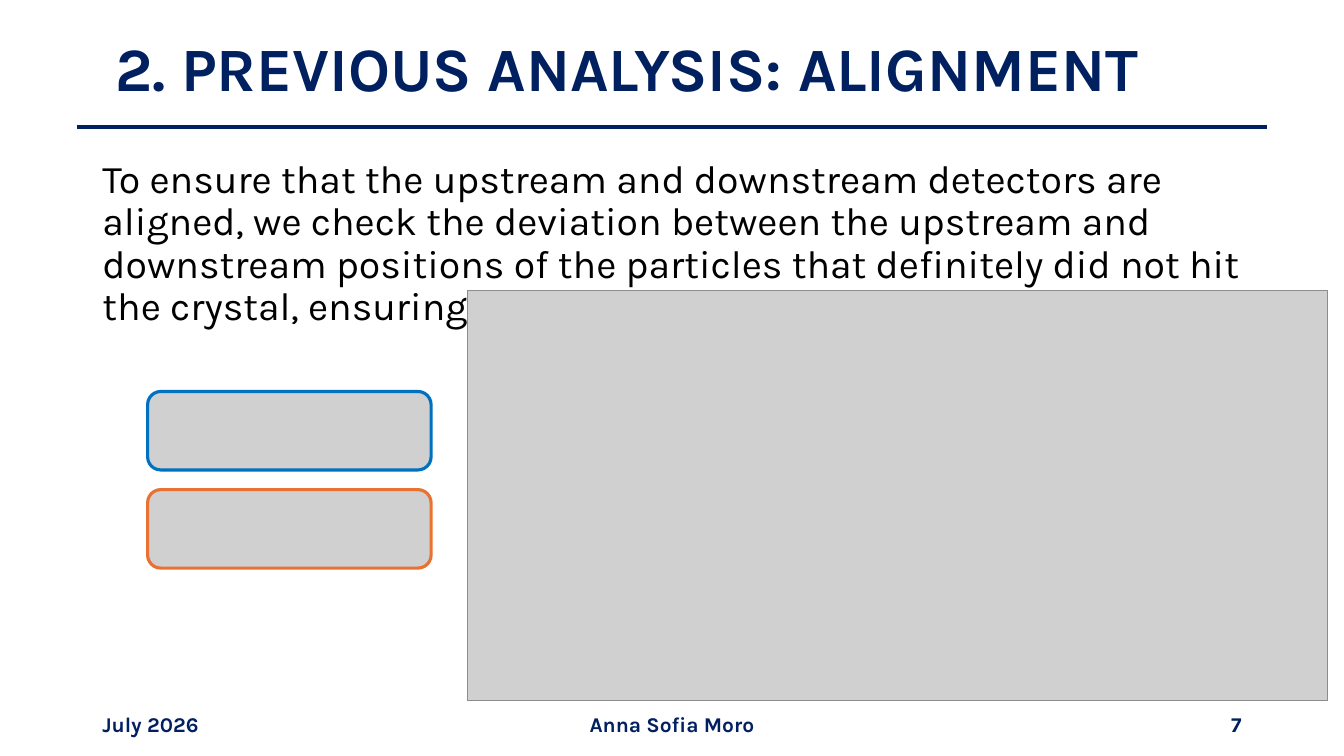
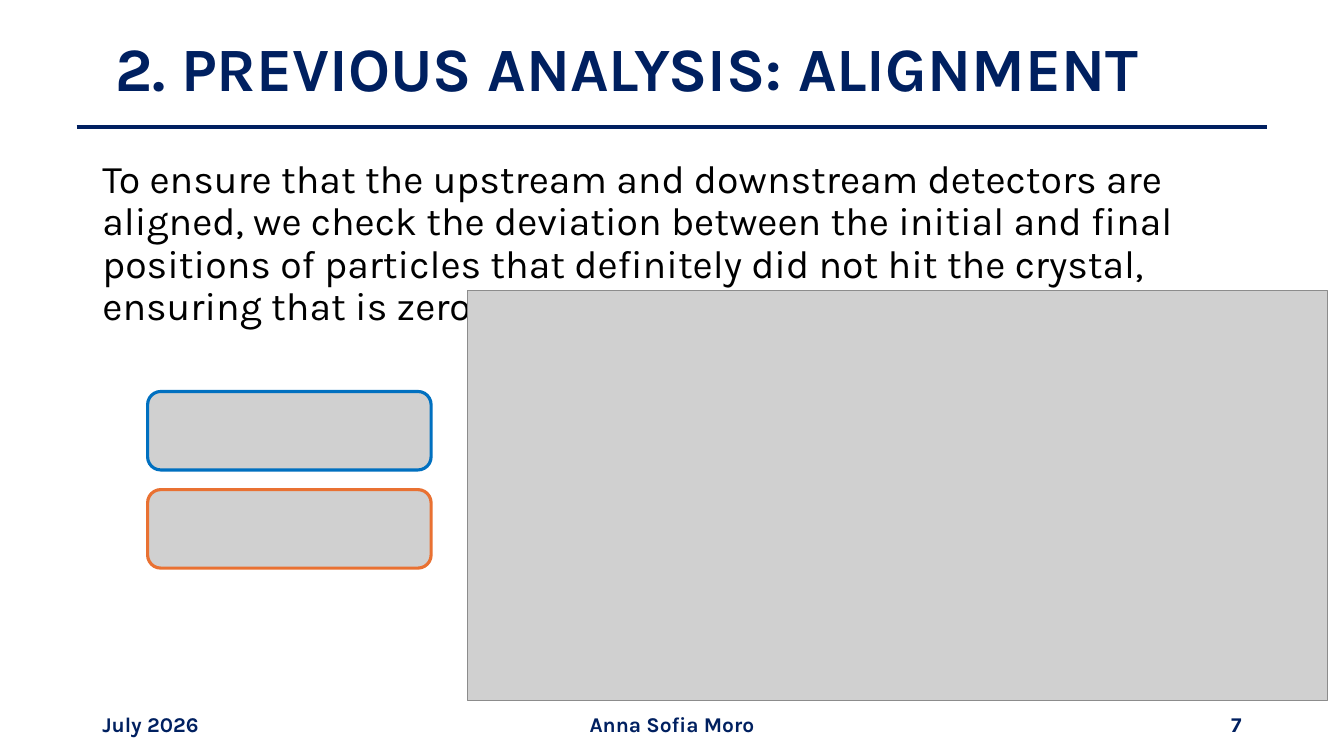
Before and after one commit to annaasofia/tesi, a slide deck: slide 7 of slides/week4.pptx. Drawn at 1344x756 pixels with LibreOffice and Linux fonts; fonts in the diff are those of the drawing; grey boxes stand for pictures. Boxes give left, top, right and bottom in pixels: in the first picture for what was removed or moved away, otherwise in the second. Text is boxed around its words. In the diff, an @@ line names an element or a change of style, - is before the commit and + after.

```diff
--- a/slides/week4.pptx
+++ b/slides/week4.pptx
@@ text at <box>102,166,1172,330</box>: text changed @@
-To ensure that the upstream and downstream detectors are aligned, we check the deviation between the upstream and downstream positions of the particles that definitely did not hit the crystal, ensuring that is zero.
+To ensure that the upstream and downstream detectors are aligned, we check the deviation between the initial and final positions of particles that definitely did not hit the crystal, ensuring that is zero.
```
Also in this commit, not shown: 2 other slides changed, 2 other files.
